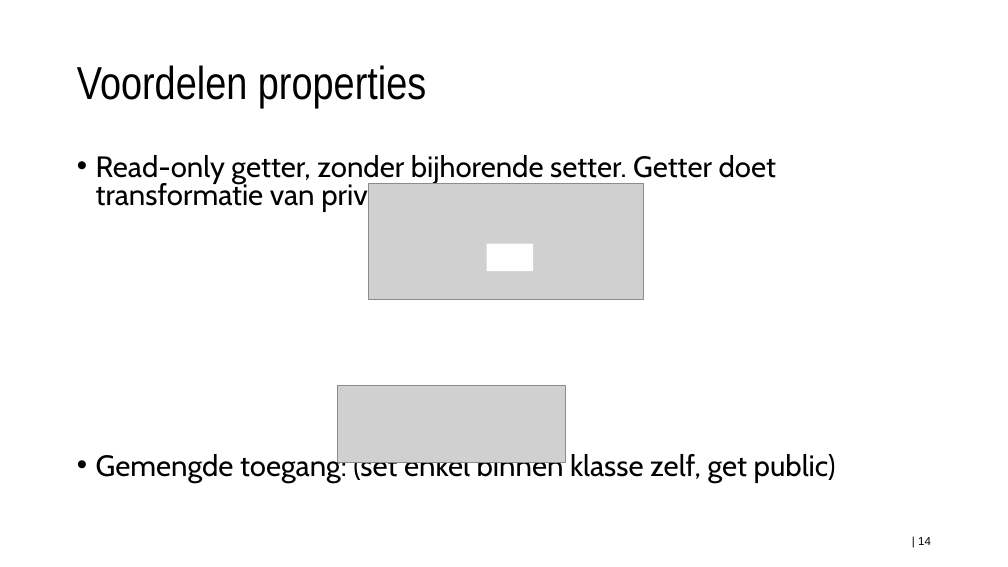
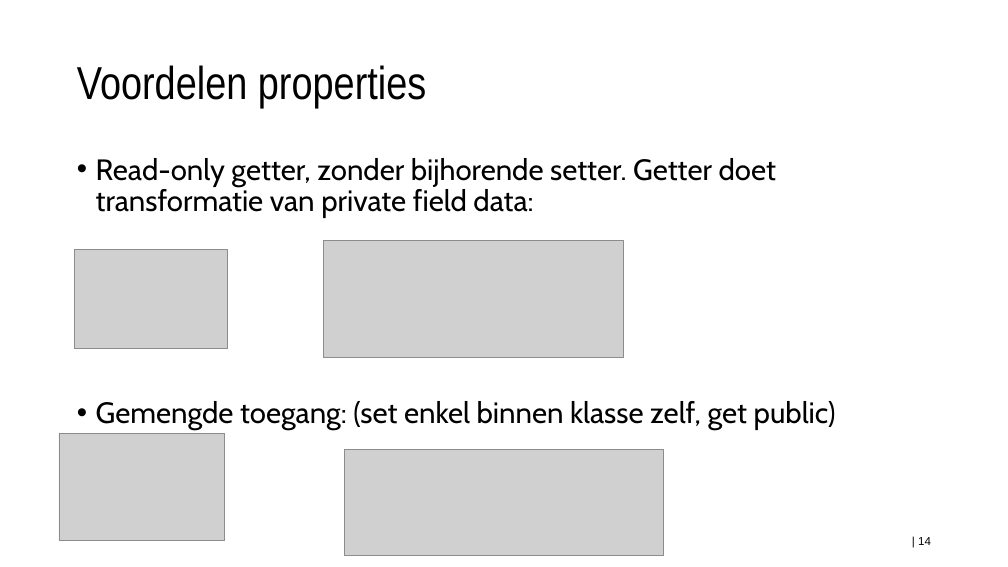
Before and after one commit to timdams/csharpbook, a slide deck: slide 14 of _SLIDES/2020_DEEL2/H1-OOP/les4_properties.pptx. Drawn at 1008x567 pixels with LibreOffice and Linux fonts; fonts in the diff are those of the drawing; grey boxes stand for pictures; background and template pictures are left out. Boxes give left, top, right and bottom in pixels: in the first picture for what was removed or moved away, otherwise in the second. Text is boxed around its words. In the diff, an @@ line names an element or a change of style, - is before the commit and + after.

```diff
--- a/_SLIDES/2020_DEEL2/H1-OOP/les4_properties.pptx
+++ b/_SLIDES/2020_DEEL2/H1-OOP/les4_properties.pptx
@@ text "Read-only getter, zonder bijhorende setter. ..." at [96,158,836,430]: line spacing 0.8 to 0.9 @@
@@ picture added at [75,250,228,349] @@
@@ picture: place and size @@
-picture at [368,183,644,299]
+picture at [324,240,623,357]
@@ rectangle removed at [487,243,533,271] @@
@@ picture added at [59,433,225,541] @@
@@ picture: place and size @@
-picture at [337,386,566,462]
+picture at [345,449,663,556]
```
Also in this commit, not shown: 14 other slides changed, 3 other files.
